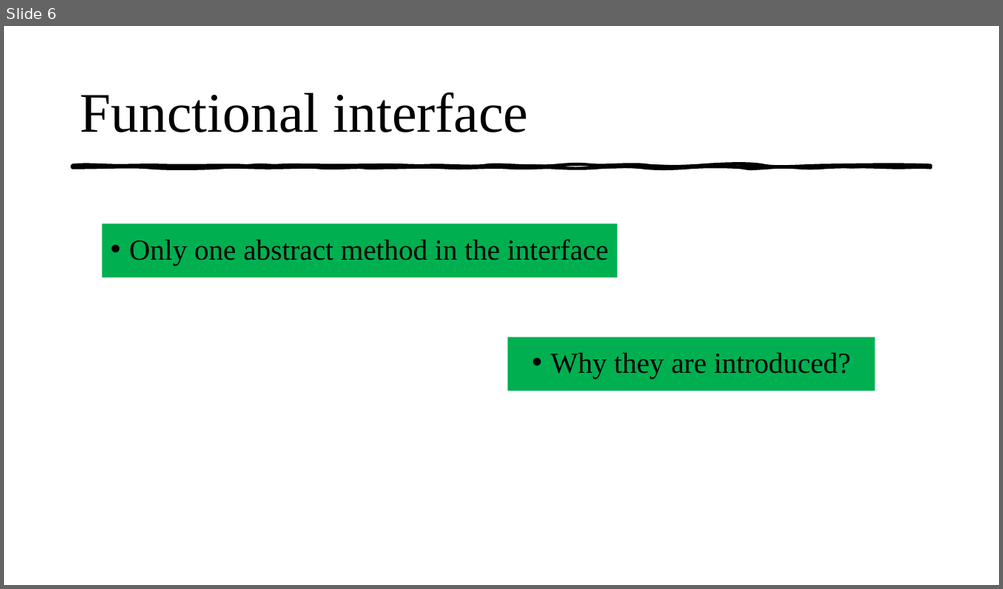
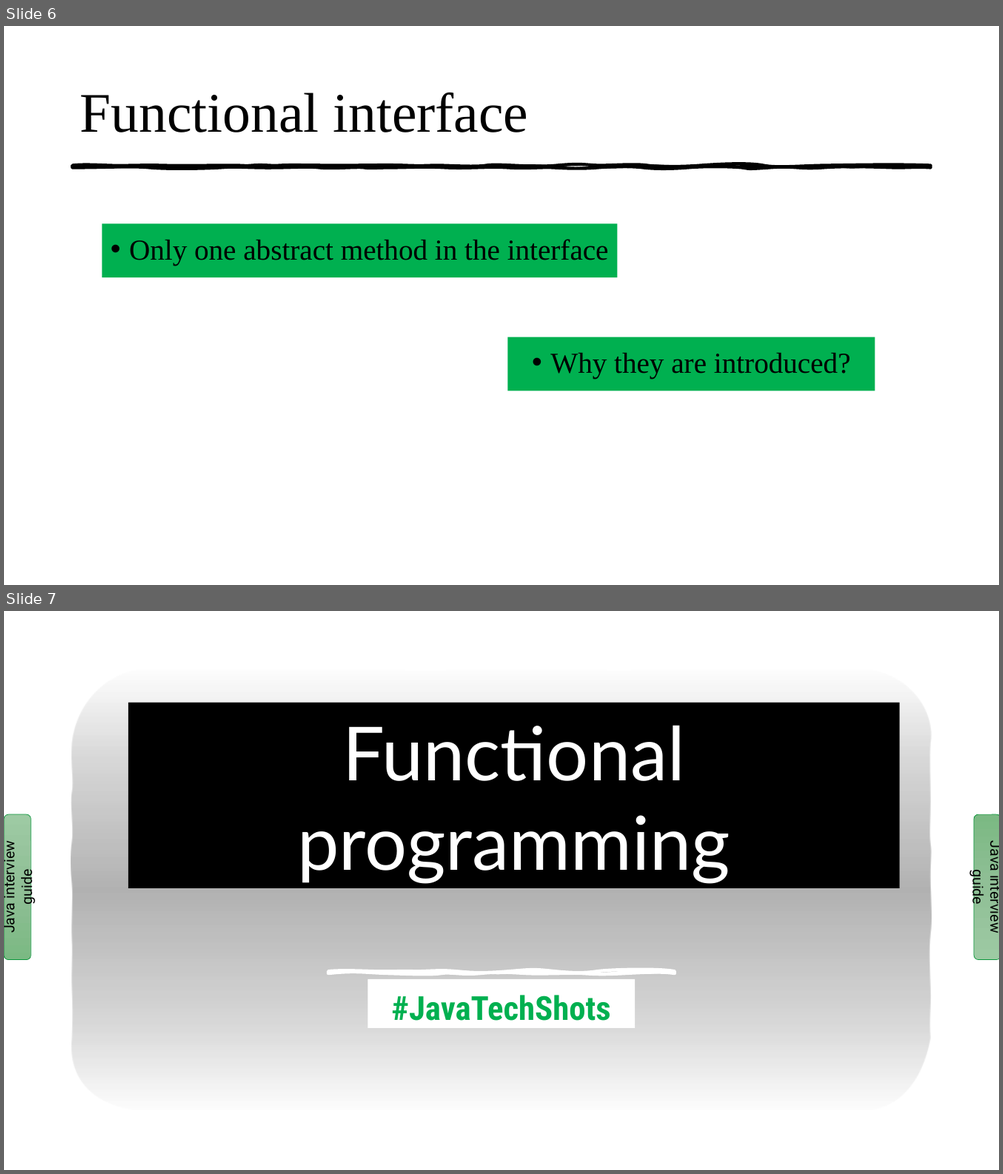
Before and after one commit to codefarm0/Java-Tech-Shots, a slide deck: Java Tech Shots.pptx. Shown one above the other, each under a label of ours: slide 6 before the commit, slides 6 and 7 after it. The pictures are 1003x589 and 1003x1174 pixels, drawn with LibreOffice and Linux fonts; fonts in the diff are those of the drawing; background and template pictures are left out. Boxes give left, top, right and bottom in pixels: in the first picture for what was removed or moved away, otherwise in the second. Text is boxed around its words. In the diff, an @@ line names an element or a change of style, - is before the commit and + after.

```diff
--- a/Java Tech Shots.pptx
+++ b/Java Tech Shots.pptx
@@ slide 7 added at [4,611,999,1170], background picture (left out) @@
@@ rectangle added at [4,611,999,1170], fill #FFFFFF @@
@@ freeform shape added at [73,670,930,1112], fill gradient #000000, outline #FFFFFF 4.75 pt @@
@@ title added at [128,703,899,889], fill #000000, 72 pt, text #FFFFFF @@
+Functional programming
@@ rounded rectangle added at [4,815,31,960], fill gradient #9DCBA3 to #90C097 to #7CBA84, outline #09963B 0.5 pt, 14 pt, text #000000 @@
+Java interview guide
@@ rounded rectangle added at [974,815,999,960], fill gradient #9DCBA3 to #90C097 to #7CBA84, outline #09963B 0.5 pt, 14 pt, text #000000 @@
+Java interview guide
@@ freeform shape added at [329,971,674,974], fill #FFFFFF, outline #FFFFFF 3 pt @@
@@ subtitle added at [368,980,635,1028], fill #FFFFFF, 32 pt, text #00B050, bold @@
+#JavaTechShots
```
Also in this commit, not shown: 1 slide changed, 4 other slides added, 5 other files.
